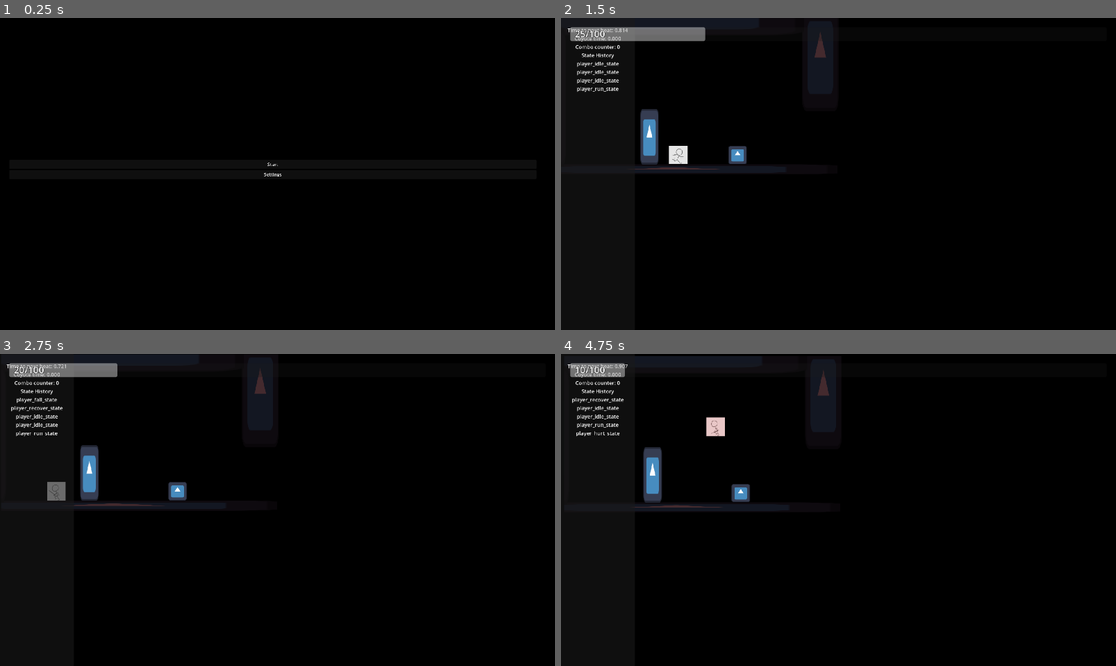
Above: before the commit, frames 1-4 (two rows, left to right).
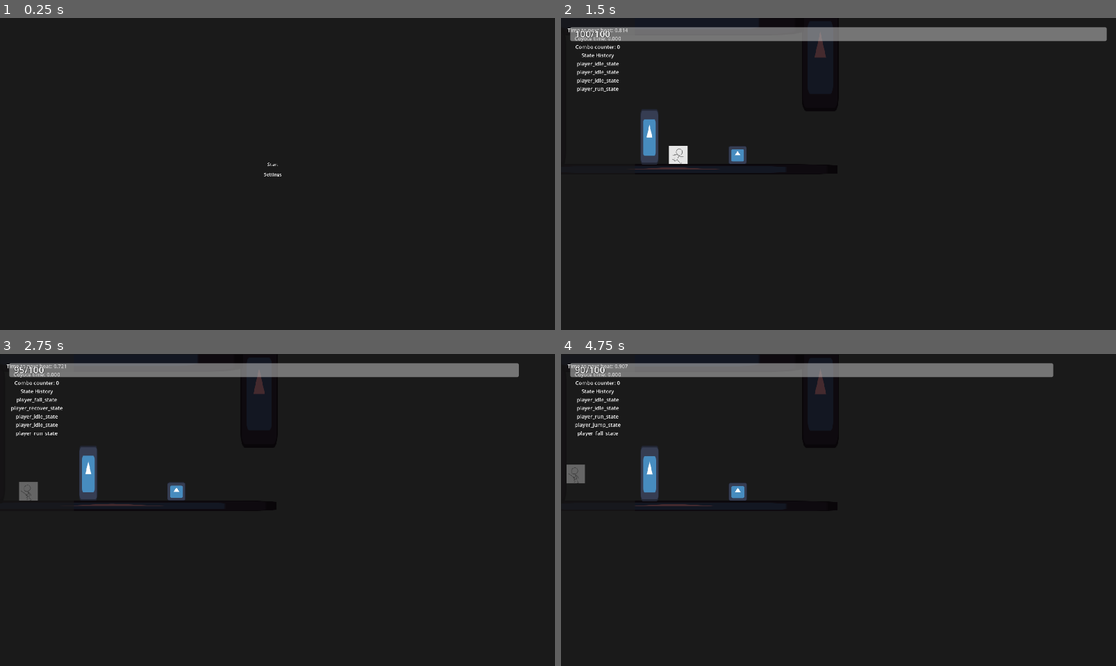
Above: after the commit, the same moments.

Repository: veggie-works/star-gazer
Game: Godot game, scene res://scenes/main.tscn
The game is run twice, just before and just after one commit, with the same random seed, the same clock (stepped at 60 frames per second) and the same inputs. The engine's default icon, where the game draws it, is replaced by a stand-in: a white triangle on a blue panel in a dark square. Sound files missing from this copy of the repository are replaced by a short silence.
Inputs (mouse positions are in pixels of both pictures, inside the frame that each line leads up to):
- Up to frame 1 (0.25 s): no input
- Up to frame 2 (1.5 s): click "Start" at 0.5 s; tap Enter at 1.25 s; move the mouse to (960, 158) at 1.27 s; hold Right (move_right) from 1.28 s (still down); hold X (attack) from 1.28 s (still down); click (960, 158) at 1.42 s
- Up to frame 3 (2.75 s): tap Z (jump) at 1.52, 2.27 s; move the mouse to (166, 525) at 2.02 s; release Right (move_right) at 2.03 s; release X (attack) at 2.03 s; hold Left (move_left) from 2.03 s (still down); tap L (block) at 2.1 s
- Up to frame 4 (4.75 s): move the mouse to (894, 441) at 2.77 s; release Left (move_left) at 2.78 s; hold X (attack) 2.78-3.53 s; hold Right (move_right) 2.78-4.28 s; move the mouse to (810, 572) at 3.52 s; tap L (block) at 3.6 s; click (810, 572) at 3.67 s; tap Z (jump) at 3.77, 4.52 s; move the mouse to (1005, 556) at 4.27 s; hold Left (move_left) from 4.28 s (still down); hold X (attack) from 4.28 s (still down)

The runs differ from the first frame. In frame 1, 94% of the frame differs, in the area x 0-100%, y 0-100%; in frame 2, 81%; in frame 3, 82%; in frame 4, 83%.

Commit message:
Pulser behavior, pulse on damage, invincibility on perfect recovery

Diff:
--- a/project.godot
+++ b/project.godot
@@ -81,4 +81,4 @@
 [rendering]
 
 textures/canvas_textures/default_texture_filter=0
-environment/defaults/default_clear_color=Color(0, 0, 0, 1)
+environment/defaults/default_clear_color=Color(0.101961, 0.101961, 0.101961, 1)
--- a/scenes/actors/grounded/player/player.tscn
+++ b/scenes/actors/grounded/player/player.tscn
@@ -18,6 +18,7 @@
 [ext_resource type="Script" path="res://scripts/actors/grounded/player/combo_manager.gd" id="13_whb5f"]
 [ext_resource type="Script" path="res://scripts/actors/behaviors/flasher.gd" id="14_iulkx"]
 [ext_resource type="Script" path="res://scripts/fsm/actors/player/player_jump_state.gd" id="14_ygy2g"]
+[ext_resource type="Script" path="res://scripts/actors/behaviors/pulser.gd" id="15_1mbkm"]
 [ext_resource type="Script" path="res://scripts/fsm/actors/player/player_fall_state.gd" id="15_7k3jt"]
 [ext_resource type="Script" path="res://scripts/fsm/actors/player/player_hurt_state.gd" id="18_2rtci"]
 [ext_resource type="Script" path="res://scripts/fsm/actors/player/player_recover_state.gd" id="19_c4jwa"]
@@ -118,6 +119,7 @@
 collision_mask = 64
 max_health = 100.0
 shake_camera = true
+invincibility_time = 0.65
 
 [node name="hurt_box" parent="behaviors/health_manager" index="0"]
 shape = SubResource("RectangleShape2D_bbvff")
@@ -135,6 +137,10 @@
 [node name="flasher" type="Node2D" parent="behaviors" index="3"]
 unique_name_in_owner = true
 script = ExtResource("14_iulkx")
+
+[node name="pulser" type="Node2D" parent="behaviors" index="4"]
+unique_name_in_owner = true
+script = ExtResource("15_1mbkm")
 
 [node name="fsm" parent="." index="5" node_paths=PackedStringArray("start_state")]
 script = ExtResource("10_q18np")
@@ -157,7 +163,7 @@
 
 [node name="player_recover_state" type="Node" parent="fsm" index="5"]
 script = ExtResource("19_c4jwa")
-perfect_recovery_invincibility_time = 4.545
+perfect_recovery_invincibility_time = 1.25
 
 [node name="timers" type="Node" parent="." index="6"]
 
--- a/scenes/gameplay/cameras/game_camera.tscn
+++ b/scenes/gameplay/cameras/game_camera.tscn
@@ -1,9 +1,13 @@
-[gd_scene load_steps=2 format=3 uid="uid://bt4hp2ye7flah"]
+[gd_scene load_steps=3 format=3 uid="uid://bt4hp2ye7flah"]
 
-[ext_resource type="Script" path="res://scripts/gameplay/cameras/custom_camera.gd" id="1_4qe6i"]
+[ext_resource type="Script" path="res://scripts/gameplay/cameras/camera_controller.gd" id="1_4qe6i"]
+[ext_resource type="Script" path="res://scripts/actors/behaviors/shaker.gd" id="2_5o5m5"]
 
 [node name="game_camera" type="Camera2D"]
 anchor_mode = 0
 editor_draw_limits = true
 editor_draw_drag_margin = true
 script = ExtResource("1_4qe6i")
+
+[node name="shaker" type="Node2D" parent="."]
+script = ExtResource("2_5o5m5")
--- a/scripts/actors/behaviors/flasher.gd
+++ b/scripts/actors/behaviors/flasher.gd
@@ -21,6 +21,9 @@
 ## The current time ramping down to transparent
 var current_ramp_down_time: float
 
+## Whether the object is flashing
+var is_flashing: bool
+
 func _process(delta: float) -> void:
 	if current_ramp_up_time < ramp_up_time:
 		var flash_amount: float = Globals.map(current_ramp_up_time / ramp_up_time, 0.0, 1.0, 0.0, peak_flash_amount)
@@ -30,6 +33,8 @@
 		var flash_amount: float = Globals.map(1.0 - current_ramp_down_time / ramp_down_time, 0.0, 1.0, 0.0, peak_flash_amount)
 		owner_material.set_shader_parameter("flash_amount", flash_amount)
 		current_ramp_down_time += delta
+	else:
+		is_flashing = false
 
 ## Flash a color for a duration of time
 func flash(color := Color.WHITE, peak_flash_amount: float = 1.0, ramp_down_time: float = 0.25, ramp_up_time: float = 0.0) -> void:
@@ -40,3 +45,4 @@
 	self.ramp_down_time = ramp_down_time
 	current_ramp_up_time = 0.0
 	current_ramp_down_time = 0.0
+	is_flashing = true
--- a/scripts/actors/behaviors/health_manager.gd
+++ b/scripts/actors/behaviors/health_manager.gd
@@ -5,11 +5,17 @@
 @export var max_health: float = 25
 ## Whether to shake the camera on hit
 @export var shake_camera: bool = false
+## The duration that the actor is invincible for when hit
+@export var invincibility_time: float = 0.2
 
-## The sprite flashing behavior
-@onready var flasher: Flasher = %flasher
+## The actor's current health value
+@onready var current_health: float = max_health
 ## The collision shape that triggers a damage event
 @onready var hurt_box: CollisionShape2D = $hurt_box
+## Controls flashiing after taking damage
+@onready var flasher: Flasher = %flasher
+## Controls pulsing while invincible after taking damage
+@onready var pulser: Pulser = %pulser
 ## Used to recoil the actor when taking damage
 @onready var recoil_manager: RecoilManager = %recoil_manager
 
@@ -18,21 +24,30 @@
 ## Emitted when the actor takes damage
 signal took_damage(attack: Attack)
 
-## The actor's current health value
-var current_health: float = max_health
-
 ## The amount of damage most recently taken
 var last_damage_taken: float
 
+## The current duration that the actor has been invincible for
+var invincible_time: float = INF
+
+## The ratio of current health to max health
+var health_ratio: float:
+	get:
+		return current_health / max_health
+
 ## Whether the actor is immune to damage
-var invincible: bool:
-	set(value):
-		hurt_box.set_deferred("disabled", value)
+var invincible: bool
 
 ## Whether the actor is dead
 var is_dead: bool:
 	get:
 		return current_health <= 0
+
+func _process(delta: float) -> void:
+	if invincible:
+		invincible_time += delta
+		if invincible_time >= invincibility_time:
+			set_invincible(false)
 
 ## Add to the player's health value
 func add_health(heal_amount: float) -> void:
@@ -45,16 +60,13 @@
 
 ## Take damage to the actor
 func take_damage(attack: Attack) -> void:
-	if invincible:
-		return
+	set_invincible()
 	var damage_amount: float = attack.weapon.damage
 	current_health = max(0, current_health - damage_amount)
 	last_damage_taken = damage_amount
 	took_damage.emit(attack)
-	if flasher != null:
-		flasher.flash(Color.RED)
 	if shake_camera:
-		GameCamera.shake(50, 0.25)
+		GameCamera.get_node("shaker").shake(25, 0.25)
 	if is_dead:
 		die()
 		return
@@ -65,8 +77,27 @@
 func die() -> void:
 	pass
 
+## Set actor as invincible (setter doesn't work)
+func set_invincible(value: bool = true) -> void:
+	invincible = value
+	hurt_box.disabled = value
+	if value:
+		invincible_time = 0.0
+		if pulser != null:
+			pulser.start_pulse()
+		elif flasher != null:
+			flasher.flash()
+	else:
+		invincible_time = INF
+		if pulser != null and pulser.is_pulsing:
+			pulser.stop_pulse()
+
 func _on_area_entered(area: DamageArea) -> void:
+	if invincible:
+		return
 	take_damage(area)
 
 func _on_body_entered(body: Projectile) -> void:
+	if invincible:
+		return
 	take_damage(body)
--- /dev/null
+++ b/scripts/actors/behaviors/pulser.gd
@@ -0,0 +1,24 @@
+## Behavior for pulsing an object's color on and off
+class_name Pulser extends Node2D
+
+## The flasher component to use for the color pulse
+@onready var flasher: Flasher = %flasher
+
+## The color to pulse
+var pulse_color: Color
+## The rate at which the object is pulsing
+var pulse_rate: float
+## Whether the object is pulsing
+var is_pulsing: bool
+
+func _process(delta: float) -> void:
+	if is_pulsing and not flasher.is_flashing:
+		flasher.flash(pulse_color, 1.0, pulse_rate / 2, pulse_rate / 2)
+
+func start_pulse(color := Color.BLACK, pulse_rate: float = 0.25) -> void:
+	is_pulsing = true
+	pulse_color = color
+	self.pulse_rate = pulse_rate
+
+func stop_pulse() -> void:
+	is_pulsing = false
--- /dev/null
+++ b/scripts/actors/behaviors/shaker.gd
@@ -0,0 +1,24 @@
+## Controls shaking of an object
+class_name Shaker extends Node2D
+
+## The current amount of shake applied to the object
+var current_shake_magnitude: float
+## The position of the object before it began shaking
+var original_position: Vector2
+## The amount of shake to remove every frame
+var unshake_amount: float
+
+func _process(delta: float) -> void:
+	if current_shake_magnitude > 0:
+		update_shake(delta)
+
+## Begin object shake
+func shake(amount: float, duration: float) -> void:
+	original_position = owner.global_position
+	current_shake_magnitude = amount
+	unshake_amount = amount / duration
+
+## Update the current object shake
+func update_shake(delta: float) -> void:
+	owner.global_position = original_position + Vector2(randf_range(-1, 1), randf_range(-1, 1)).normalized() * current_shake_magnitude
+	current_shake_magnitude -= unshake_amount * delta
--- a/scripts/fsm/actors/player/player_hurt_state.gd
+++ b/scripts/fsm/actors/player/player_hurt_state.gd
@@ -1,20 +1,12 @@
 ## Player damaged state
 class_name PlayerHurtState extends PlayerState
-
-## The duration of invincibility gained when taking damage
-@export var invincibility_time: float = 1
-
-## The player's health manager
-@onready var health_manager: HealthManager = %health_manager
 
 func _ready() -> void:
 	body.landed.connect(on_land)
 
 func enter() -> void:
+	pass
 	# animator.play("hurt")
-	health_manager.invincible = true
-	await get_tree().create_timer(invincibility_time).timeout
-	health_manager.invincible = false
 
 func update(delta: float) -> void:
 	if Input.is_action_just_pressed("block"):
--- a/scripts/fsm/actors/player/player_recover_state.gd
+++ b/scripts/fsm/actors/player/player_recover_state.gd
@@ -6,6 +6,8 @@
 
 ## The health manager on the player
 @onready var health_manager: HealthManager = %health_manager
+## Controls pulsing while invincibile after a perfect recovery
+@onready var pulser: Pulser = %pulser
 
 func enter() -> void:
 	if AudioManager.perfect_recovery:
@@ -19,7 +21,11 @@
 func perfect_recovery() -> void:
 	print("PERFECT RECOVERY")
 	health_manager.add_health(health_manager.last_damage_taken * 0.25)
-	health_manager.invincible = true
+	# Disable invincibility so it doesn't re-enable hurt box after damage invincibility timer expires
+	health_manager.invincible = false
+	# Disable hitbox directly to avoid starting damage invincibility timer
+	health_manager.hurt_box.disabled = true
+	health_manager.invincible_time = INF
+	pulser.start_pulse(Color.WHITE)
 	await get_tree().create_timer(perfect_recovery_invincibility_time).timeout
-	print("CANCEL INVINCIBILITY")
-	health_manager.invincible = false
+	health_manager.set_invincible(false)
--- a/scripts/fsm/state_machine.gd
+++ b/scripts/fsm/state_machine.gd
@@ -37,6 +37,7 @@
 
 ## Set the FSM's current state to a new state
 func set_state(new_state: State) -> void:
+	current_state = new_state
 	var old_state: State = current_state
 	if old_state != null:
 		old_state.exit()
@@ -45,7 +46,6 @@
 	if len(state_history) > state_history_capacity:
 		state_history.pop_front()
 	state_changed.emit(old_state, new_state)
-	current_state = new_state
 
 ## Transition to a new state
 func transition_to(state_type: GDScript) -> void:
--- a/scripts/gameplay/cameras/custom_camera.gd
+++ b/scripts/gameplay/cameras/camera_controller.gd
@@ -10,24 +10,9 @@
 ## Whether to track targets along the vertical axis
 @export var track_y: bool = true
 
-## The current amount of shake applied to the camera
-var current_shake_magnitude: float
-## The position of the camera before it began shaking
-var original_camera_position: Vector2
-## The amount of shake to remove every frame
-var unshake_amount: float
-
 func _process(delta: float) -> void:
 	if len(targets) > 0:
 		track(delta)
-	if current_shake_magnitude > 0:
-		update_shake(delta)
-
-## Begin camera shake
-func shake(amount: float, duration: float) -> void:
-	original_camera_position = global_position
-	current_shake_magnitude = amount
-	unshake_amount = amount / duration
 
 ## Track targets
 func track(delta: float) -> void:
@@ -50,8 +35,3 @@
 		-INF)
 		center_y = min_y + (max_y - min_y) / 2
 	global_position = global_position.lerp(Vector2(center_x, center_y), track_speed * delta)
-
-## Update the camera shake
-func update_shake(delta: float) -> void:
-	global_position = original_camera_position + Vector2(randf_range(-1, 1), randf_range(-1, 1)).normalized() * current_shake_magnitude
-	current_shake_magnitude -= unshake_amount * delta
Not shown: 1 places in scenes/actors/grounded/player/player.tscn that only renumber resources
